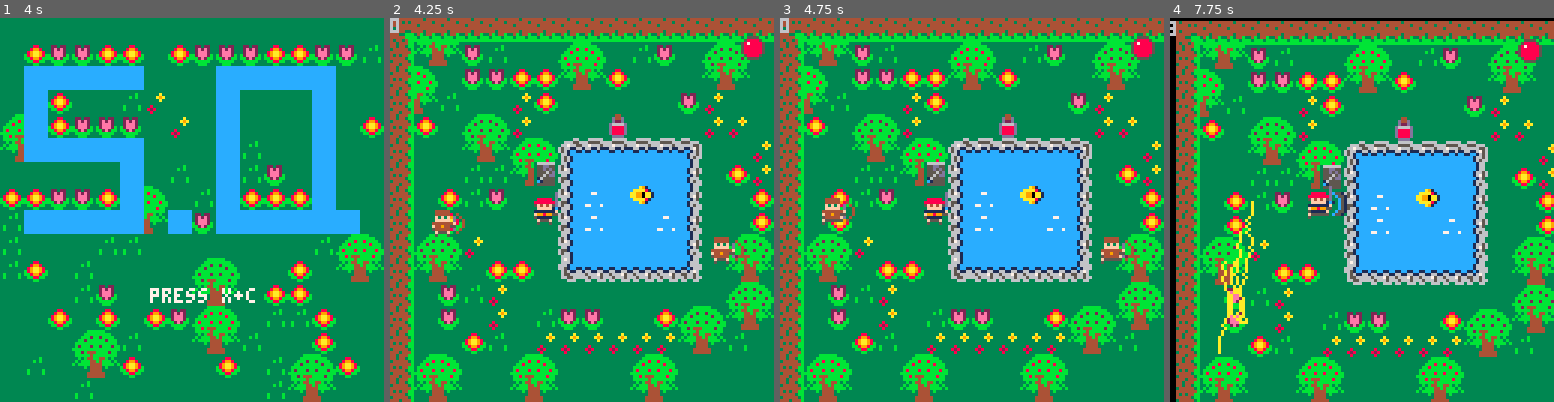
Above: before the commit, frames 1-4 (left to right).
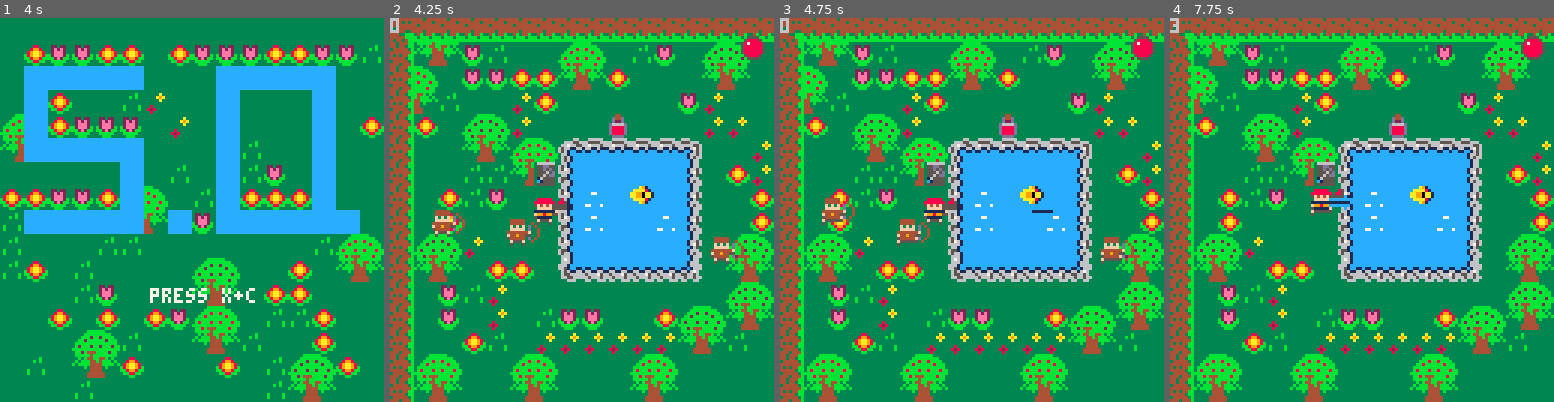
Above: after the commit, the same moments.

Repository: JasonHaenlin/pico-8-sophiaquest
Game: PICO-8 cartridge sophiaquest.p8
Two runs of this game, one before a commit and one after it. Both use one fixed random seed, a clock stepped at 60 frames per second and the inputs below.
Inputs:
- Up to frame 1 (4 s): tap X (X key) at 0.33, 1.07, 1.85, 2.97 s; tap O (Z key) at 0.7, 1.7, 2.1, 2.5, 2.9, 3.3, 3.7 s; hold Right 1.6-2.1 s; hold Up 2.15-2.42 s; hold Right 2.47-3.03 s; hold Left 3.08-3.58 s; hold Down 3.63-3.97 s
- Up to frame 2 (4.25 s): hold Right from 4.02 s (still down); tap X (X key) at 4.08 s; tap O (Z key) at 4.1 s
- Up to frame 3 (4.75 s): tap O (Z key) at 4.5 s; release Right at 4.68 s; hold Up from 4.73 s (still down)
- Up to frame 4 (7.75 s): tap O (Z key) every 0.4 s from 4.9 to 7.7 s; release Up at 5.03 s; hold Left 5.08-5.68 s; tap X (X key) at 5.2, 6.32, 7.43 s; hold Down 5.73-6.03 s; hold Right 6.08-6.58 s; hold Right 6.63-7.13 s; hold Up 7.18-7.45 s; hold Right from 7.5 s (still down)

Frame 1 is identical in both runs. In frame 2, 0.5% of the frame differs, in the area x 30-47%, y 45-60%; in frame 3, 0.5%; in frame 4, 32%, in the area x 0-100%, y 0-100%.

Commit message:
add a waterfall !

Diff:
--- a/sophiaquest.p8
+++ b/sophiaquest.p8
@@ -8,9 +8,8 @@
 black,dark_blue,dark_purple,dark_green,brown,dark_gray,light_gray,white,red,orange,yellow,green,blue,indigo,pink,peach=0,1,2,3,4,5,6,7,8,9,10,11,12,13,14,15
 player,bullet,ennemy=0,1,2
 immortalobject=1000
-nbofennemies=10
+nbofennemies=20
 melee,ranged=1,20
-dfx=-1
 -- var
 dbg=""
 
@@ -54,6 +53,7 @@
 particles={}
 explosions={}
 thunders={}
+showers={}
 items={}
 
 map_items={
@@ -109,20 +109,20 @@
 end
 
 function make_weapons()
-  -- name,spr,sfx,animh,animv,delay,dmg,type,speed,hb,ox,oy
+  -- name,spr,sfx,animh,animv,delay,dmg,type,speed,hb,ox,oy,dfx
  make_item("sword",105,4,73,89,15,7,melee,1,8,4,3)
  make_item("firewand",106,1,74,90,8,8,ranged,3,3,5,1)
  make_item("gun",107,5,75,91,3,3,ranged,10,1,5,0)
  make_item("bow",108,3,76,92,6,5,ranged,6,3,4,-1)
- make_item("secret",109,6,77,93,4,5,ranged,5,1,5,0)
+ make_item("secret",109,6,77,93,4,5,ranged,5,1,5,0,dfx_shower)
  make_item("tatata",110,7,78,94,2,2,ranged,10,1,5,0)
  make_item("boom",111,7,79,95,18,10,melee,1,8,4,3)
- make_item("elechammer",160,8,128,144,20,15,melee,1,8,4,2)
+ make_item("elechammer",160,8,128,144,20,15,melee,1,8,4,2,dfx_thunder)
 end
 
 function make_player()
  p = make_actor(48,60,1,player,life.player)
- p.weapon = items[1]
+ p.weapon = items[5]
  p.d = up
  p.anim = "talk"
  p.walk = {f=1,st=1,sz=2,spd=1/5}
@@ -181,33 +181,7 @@
  end
 end
 
-function make_explosion(x,y,a)
-	while (a > 0) do
-		explo = {}
-		explo.x = x+(rnd(2)-1)*10
-		explo.y = y+(rnd(2)-1)*10
-		explo.r = 4 + rnd(4)
-		explo.c = 8;
-		add(explosions, explo)
-		sfx(0)
-		a -= 1
-	end
-end
-
-function make_thunder(x,y,p,h)
- if (#thunders > 100) return
- thunder = {}
- thunder.x = x+(rnd(10)-5)
- thunder.y = y
- thunder.pos = {{x=thunder.x,y=thunder.y}}
- thunder.c = 10
- thunder.p = p
- thunder.h = h or 50
- add(thunders, thunder)
- sfx(8)
-end
-
-function make_item(name,spr,sfx,animh,animv,delay,dmg,type,speed,hb,ox,oy)
+function make_item(name,spr,sfx,animh,animv,delay,dmg,type,speed,hb,ox,oy,dfx)
  local item = {}
  item.name = name
  item.spr = spr
@@ -221,8 +195,69 @@
  item.ox = ox
  item.oy = oy
  item.sfx = sfx
+ item.dfx = dfx or function (x,y,p,h) end
  add(items,item)
  return item
+end
+
+-- draw effect
+
+function dfx_explosion(x,y,a,h)
+	while (a > 0) do
+		explo = {}
+		explo.x = x+(rnd(2)-1)*10
+		explo.y = y+(rnd(2)-1)*10
+		explo.r = 4 + rnd(4)
+		explo.c = 8;
+		add(explosions, explo)
+		sfx(0)
+		a -= 1
+	end
+end
+
+function dfx_thunder(x,y,p,h)
+ if (#thunders > 100) return
+ local thunder = {}
+ thunder.x = x+(rnd(10)-5)
+ thunder.y = y
+ thunder.pos = {{x=thunder.x,y=thunder.y}}
+ thunder.c = 10
+ thunder.p = p
+ thunder.h = h or 50
+ add(thunders, thunder)
+ sfx(8)
+ return thunder
+end
+
+function dfx_shower(x,y,p,h)
+  if (#showers > 100) return {pos={}}
+  local shower = {}
+  shower.x = x
+  shower.y = y
+  shower.pos = {}
+  for r=x-(p/2),x+(p/2)do
+   add(shower.pos, {x=r,y=shower.y,time=5})
+  end
+  shower.c = 12
+  shower.p = p+5
+  shower.h = h or 10
+  add(showers, shower)
+  -- sfx(8)
+  return shower
+end
+
+function dfx_disapearance(x,y,a,h)
+ a = a or flr((rnd(5)+1))
+	while (a > 0) do
+		disa = {}
+		disa.x = x+(rnd(2)-1)*5
+		disa.y = y+(rnd(2)-1)*5
+		disa.r = 2 + rnd(4)
+		disa.c = 5;
+		add(explosions, disa)
+		sfx(10)
+		a -= 1
+	end
 end
 
 -- move
@@ -330,19 +365,21 @@
  return gap <= r and gap > 8
 end
 
-function target_nearest_one()
+function target_nearest_one(limit)
+ limit = limit or 1000
  local rx = 1000
  local ry = 1000
  local target = {}
  for a in all(actors) do
   if(a.tag == ennemy) then
-   if((rx+ry)/2 > (abs(a.y-p.y)+abs(a.x-p.x))/2) then
+   if((rx+ry)/2 > check_distance_from_player(a)) then
     rx = abs(a.x-p.x)
     ry = abs(a.y-p.y)
     target = a
    end
   end
  end
+ if (check_distance_from_player(target) > limit) return {}
  return target
 end
 
@@ -400,11 +437,15 @@
   if (fget(sp,flags.inventory)) then
    open_inv = true
   else
-   -- make_explosion(p.x,p.y,5)
-   local target = target_nearest_one()
-   make_thunder(target.x,fp.y,2,abs(fp.y-target.y))
-   target.health -= life.ennemy
-   check_actor_health(target)
+   -- dfx_explosion(p.x,p.y,5)
+   local target = target_nearest_one(50)
+   if (target.x ~= nil) then
+    p.weapon.dfx(target.x,fp.y,3,abs(fp.y-target.y))
+    target.health -= 10
+    check_actor_health(target)
+   else
+    sfx(9)
+   end
   end
  end
 end
@@ -587,8 +628,8 @@
 function check_actor_health(damaged_actor)
  if (is_dead(damaged_actor)) then
   if (damaged_actor.tag == ennemy) ennemies_left -= 1
-  make_explosion(damaged_actor.x,damaged_actor.y,5)
-  screenshake(10)
+  dfx_disapearance(damaged_actor.x,damaged_actor.y)
+  screenshake(5)
   del(actors,damaged_actor)
  end
 end
@@ -614,6 +655,14 @@
  end
 end
 
+function rnd_color(colors)
+ local rndv = flr(rnd(1000))
+ for m=1,#colors do
+  if (rndv >= 100/m+1) return colors[m]
+ end
+ return colors[1]
+end
+
 -- draw
 
 function _draw()
@@ -636,9 +685,9 @@
 function draw_explosions()
 	for e in all(explosions) do
   circfill(e.x,e.y,e.r,e.c)
-  e.r -= 1
-  if (e.r < 4) e.c = 9
-  if (e.r < 2) e.c = 10
+  e.r -= 0.5
+  if (e.r < 4) e.c += 1
+  if (e.r < 2) e.c += 1
   if (e.r <= 0) del(explosions, e)
 	end
 end
@@ -654,8 +703,28 @@
    t.h -= 1
    add(t.pos,{x=t.x,y=t.y})
   end
-  if (flr(rnd(t.p)) == 0) make_thunder(t.x,t.y,t.p+2,t.h)
+  if (flr(rnd(t.p)) == 0) dfx_thunder(t.x,t.y,t.p+2,t.h)
   if (t.h < -10 or t.y >= t.pos[1].y+50) del(thunders,t)
+ end
+end
+
+function draw_showers()
+ for s in all(showers) do
+  for xy in all(s.pos) do
+   if (xy.time > 0) then
+    pset(xy.x,xy.y,rnd_color({s.c,7}))
+    xy.time -= 1
+   end
+  end
+  for i=1,10 do
+   if (s.h < 5) s.p +=1
+   s.y += 1
+   s.h -= 1
+   for r=s.x-(s.p/2),s.x+(s.p/2)do
+    add(s.pos, {x=r,y=s.y,time=5})
+   end
+  end
+  if (s.h < 0) del(showers,s)
  end
 end
 
@@ -728,6 +797,7 @@
  draw_explosions()
  draw_thunders()
  draw_actors()
+ draw_showers()
  draw_hud()
  draw_inventory(fp.x+80,fp.y)
 
Not shown, changed: the sound effects (__sfx__) section of sophiaquest.p8
